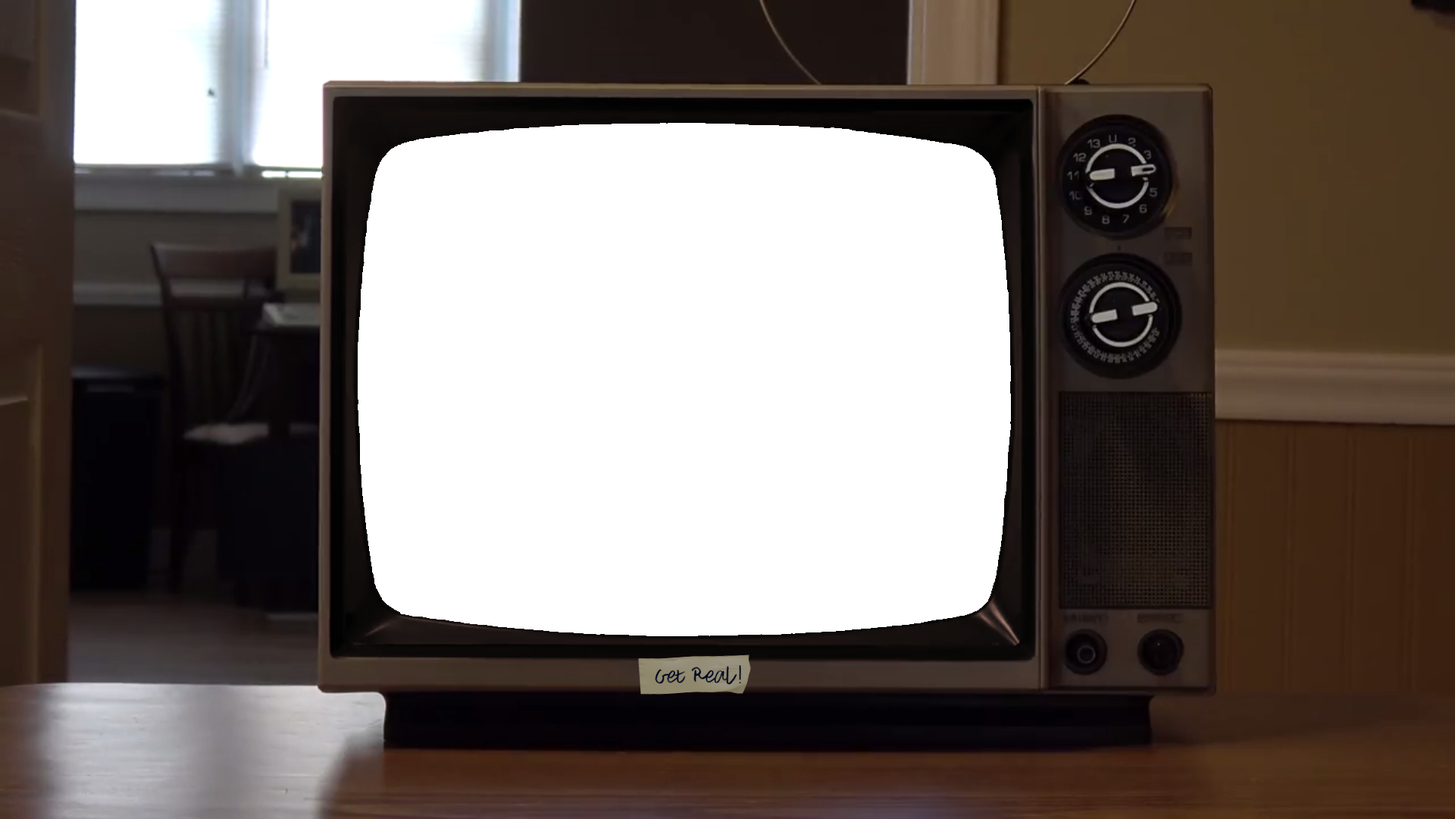
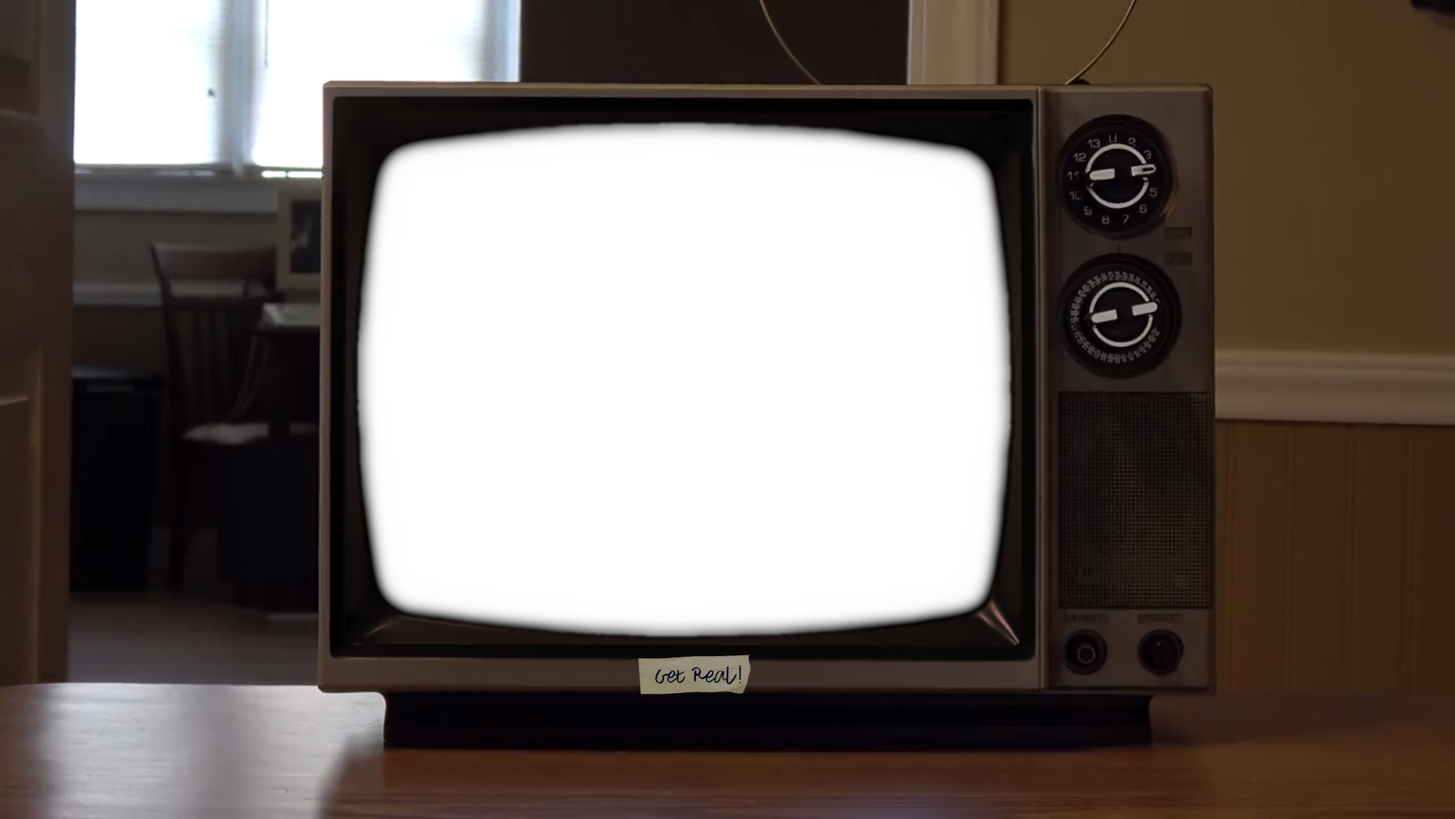
The second 1455px x 819px image is a revision of the first. Changes to its layers:
added layer "tv.png copy" above "tv.png" over (353, 119, 1015, 640)
hid "tv.png" over (353, 119, 1015, 640)
